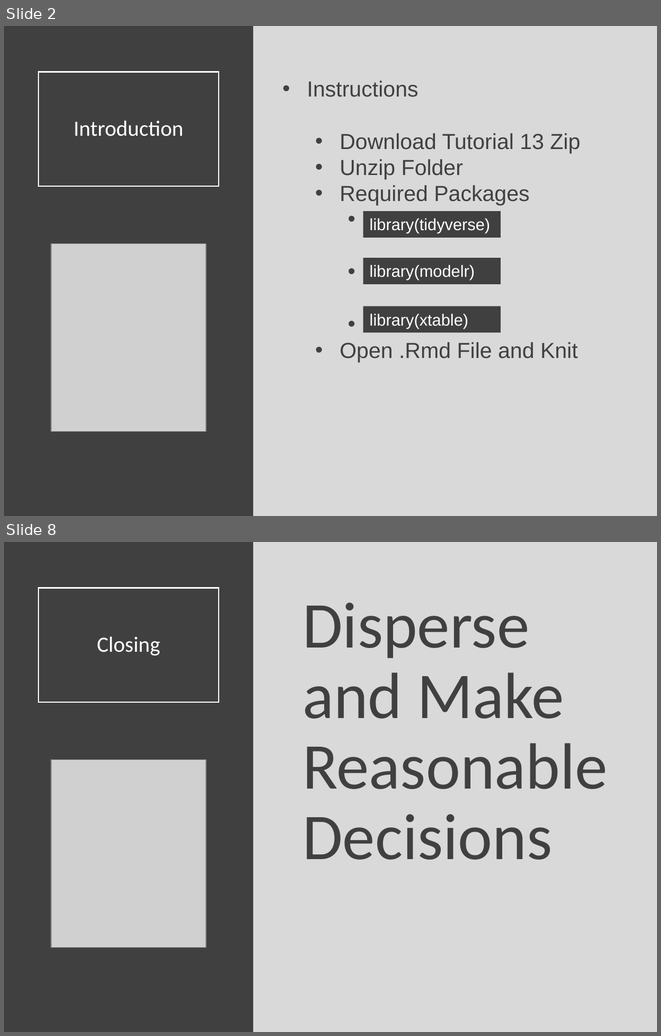
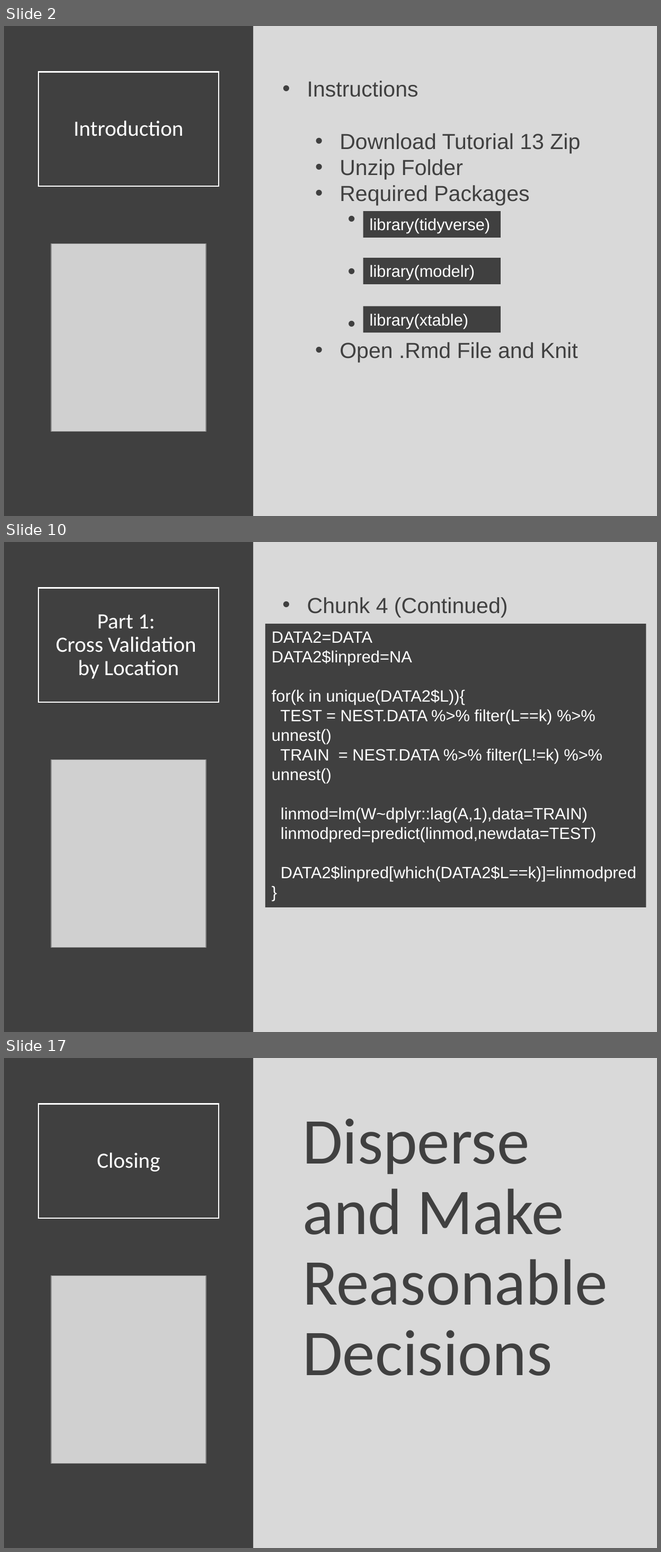
Before and after one commit to Yixf-Self/STOR320_WEBSITE, a slide deck: Lecture/Lecture 25/Lecture 25.pptx. Shown one above the other, each under a label of ours: slides 2 and 8 before the commit, slides 2, 10 and 17 after it; the slides between them are not shown. The pictures are 661x1036 and 661x1552 pixels, drawn with LibreOffice and Linux fonts; fonts in the diff are those of the drawing; grey boxes stand for pictures. Boxes give left, top, right and bottom in pixels: in the first picture for what was removed or moved away, otherwise in the second. Text is boxed around its words. In the diff, an @@ line names an element or a change of style, - is before the commit and + after.

```diff
--- a/Lecture/Lecture 25/Lecture 25.pptx
+++ b/Lecture/Lecture 25/Lecture 25.pptx
@@ slide 10 added at [4, 542, 657, 1032], background #D9D9D9 @@
@@ rectangle added at [4, 542, 254, 1032], fill #404040 @@
@@ title added at [38, 588, 219, 702], outline #FFFFFF 1.5 pt, 24 pt, text #FFFFFF @@
+Part 1:
+Cross Validation
+by Location
@@ text added at [307, 597, 508, 617], 24 pt, text #404040 @@
+• Chunk 4 (Continued)
@@ rectangle added at [265, 624, 646, 907], fill #404040, 18 pt, text #FFFFFF @@
+DATA2=DATA
+DATA2$linpred=NA
+for(k in unique(DATA2$L)){
+TEST = NEST.DATA %>% filter(L==k) %>% unnest()
+TRAIN = NEST.DATA %>% filter(L!=k) %>% unnest()
+linmod=lm(W~dplyr::lag(A,1),data=TRAIN)
+linmodpred=predict(linmod,newdata=TEST)
+DATA2$linpred[which(DATA2$L==k)]=linmodpred
+}
@@ picture added at [51, 759, 206, 947] @@
@@ what was slide 8 is now slide 17 @@
```
Also in this commit, not shown: 4 slides changed, 9 other slides added, 1 slide removed, 5 other files.
